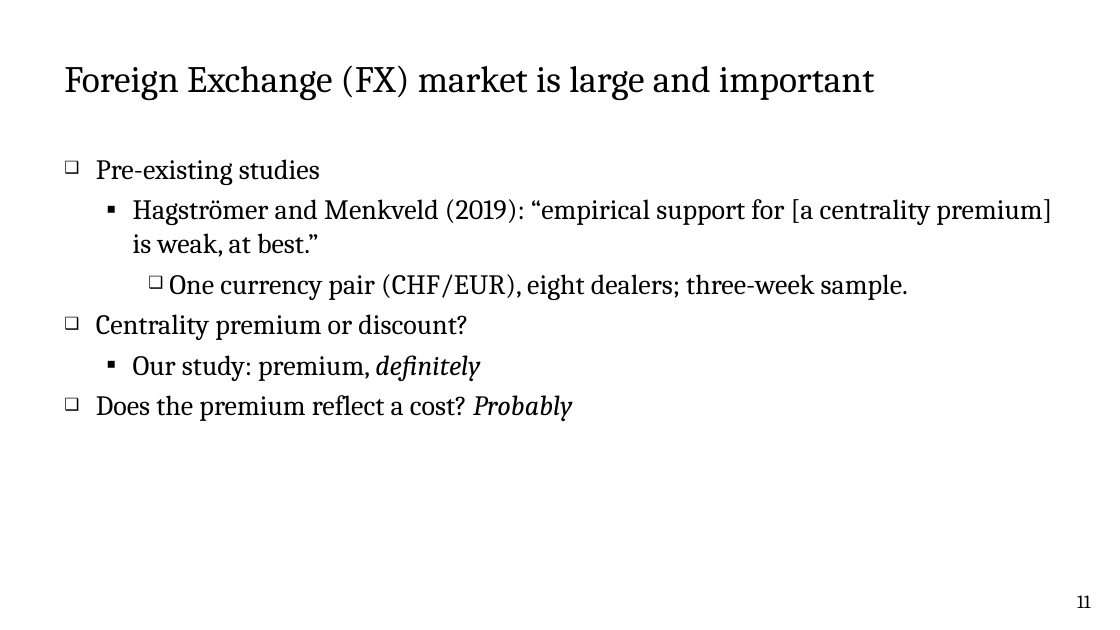
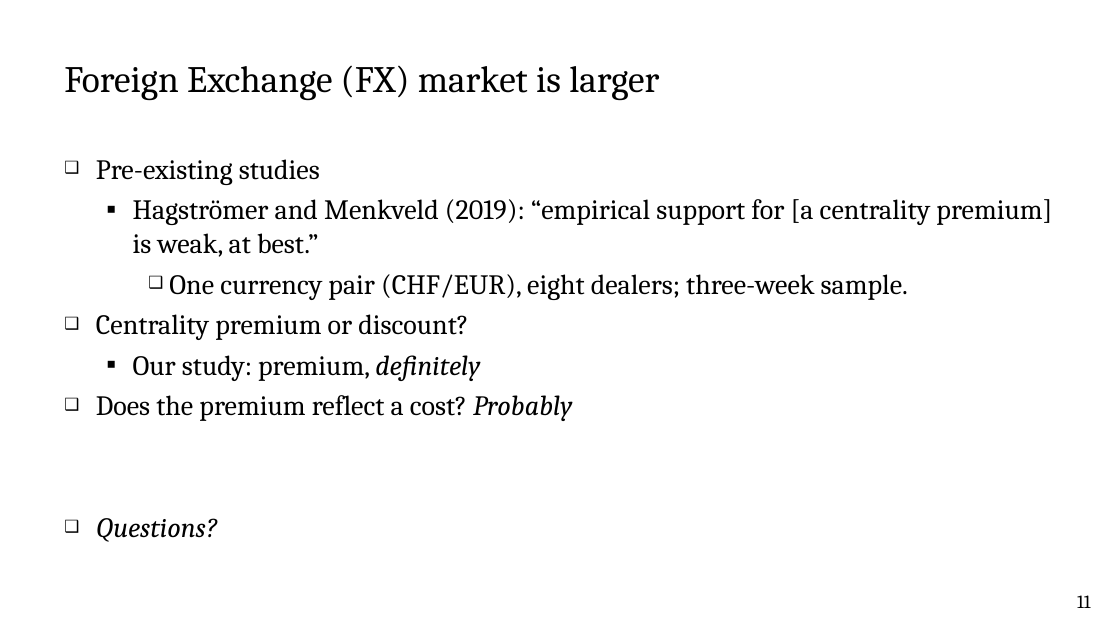
Before and after one commit to cpfiffer/microstructure.exchange, a slide deck: slide 11 of slides/Hasbrouck-Levich Network Microstructure Workshop.pptx. Drawn at 1120x630 pixels with LibreOffice and Linux fonts; fonts in the diff are those of the drawing. Boxes give left, top, right and bottom in pixels: in the first picture for what was removed or moved away, otherwise in the second. Text is boxed around its words. In the diff, an @@ line names an element or a change of style, - is before the commit and + after.

```diff
--- a/slides/Hasbrouck-Levich Network Microstructure Workshop.pptx
+++ b/slides/Hasbrouck-Levich Network Microstructure Workshop.pptx
@@ title at (x1=64, y1=65, x2=659, y2=101): text changed @@
-Foreign Exchange (FX) market is large and important
+Foreign Exchange (FX) market is larger
@@ text at (x1=96, y1=518, x2=217, y2=542): paragraph added @@
+❑ Questions?
```
Also in this commit, not shown: 4 other slides changed, 1 slide added.
